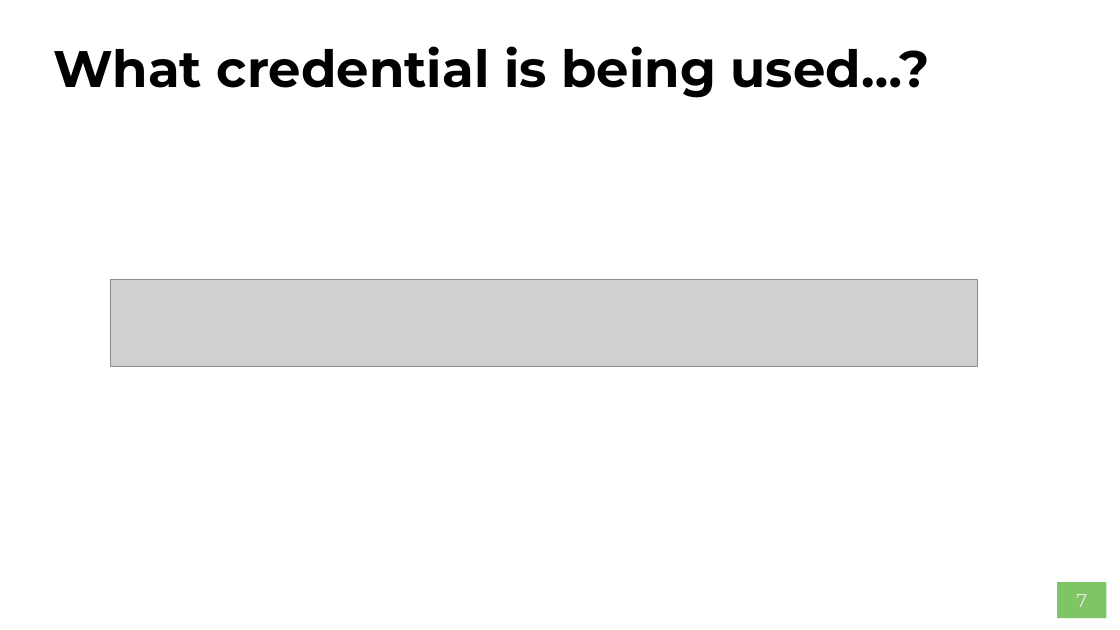
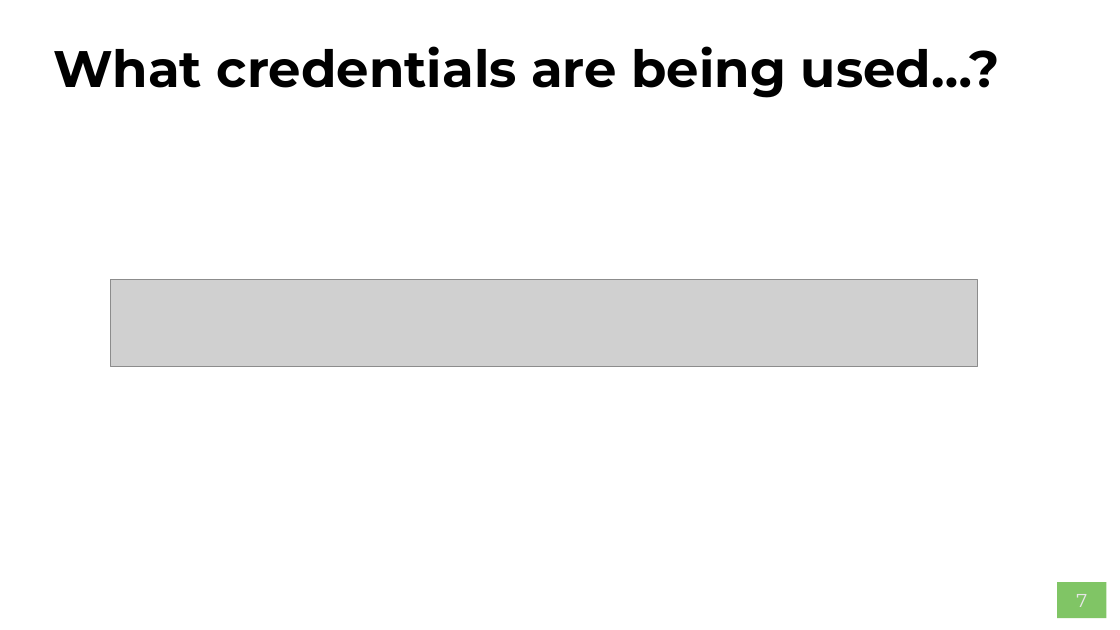
Before and after one commit to AWS-Competence-Group/sessions, a slide deck: slide 7 of 04-aws-cli/04-aws-cli.pptx. Drawn at 1120x630 pixels with LibreOffice and Linux fonts; fonts in the diff are those of the drawing; grey boxes stand for pictures; background and template pictures are left out. Boxes give left, top, right and bottom in pixels: in the first picture for what was removed or moved away, otherwise in the second. Text is boxed around its words. In the diff, an @@ line names an element or a change of style, - is before the commit and + after.

```diff
--- a/04-aws-cli/04-aws-cli.pptx
+++ b/04-aws-cli/04-aws-cli.pptx
@@ title at <box>53,46,1000,98</box>: text changed @@
-What credential is being used…?
+What credentials are being used…?
```
Also in this commit, not shown: 3 other slides changed.
